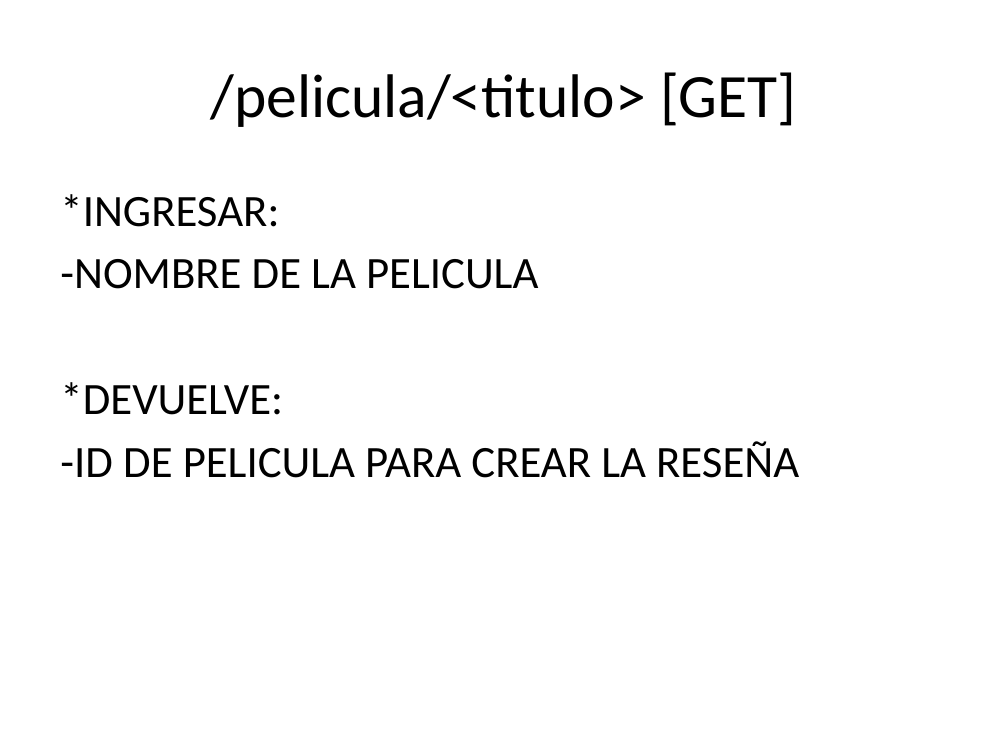
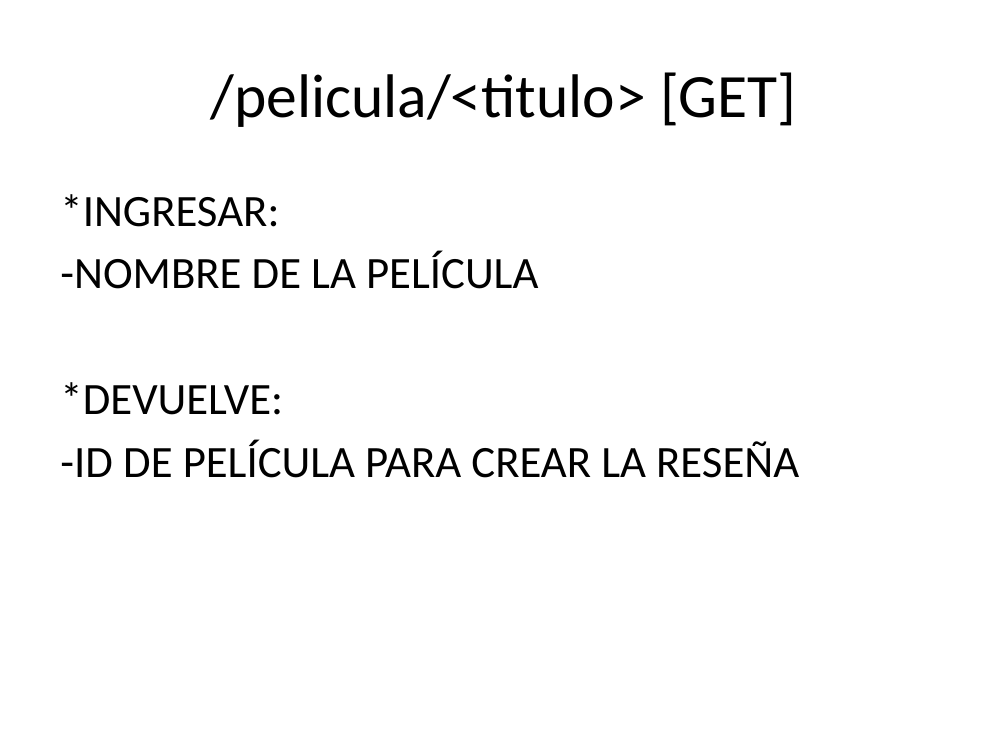
Before and after one commit to Adrian96119/ProyectoFinal-ForoCinefiloDelSentimiento, a slide deck: slide 12 of presentacion_power_point/proyecto_foro_cinefilo_sentimiento.pptx (slide 13 before the commit). Drawn at 1008x756 pixels with LibreOffice and Linux fonts; fonts in the diff are those of the drawing. Boxes give left, top, right and bottom in pixels: in the first picture for what was removed or moved away, otherwise in the second. Text is boxed around its words. In the diff, an @@ line names an element or a change of style, - is before the commit and + after.

```diff
--- a/presentacion_power_point/proyecto_foro_cinefilo_sentimiento.pptx
+++ b/presentacion_power_point/proyecto_foro_cinefilo_sentimiento.pptx
@@ text at bbox=[60, 251, 538, 289]: text changed @@
--NOMBRE DE LA PELICULA
+-NOMBRE DE LA PELÍCULA
@@ text at bbox=[60, 440, 799, 478]: text changed @@
--ID DE PELICULA PARA CREAR LA RESEÑA
+-ID DE PELÍCULA PARA CREAR LA RESEÑA
```
Also in this commit, not shown: 12 other slides changed, 1 slide added, 2 slides removed, 16 other files.
